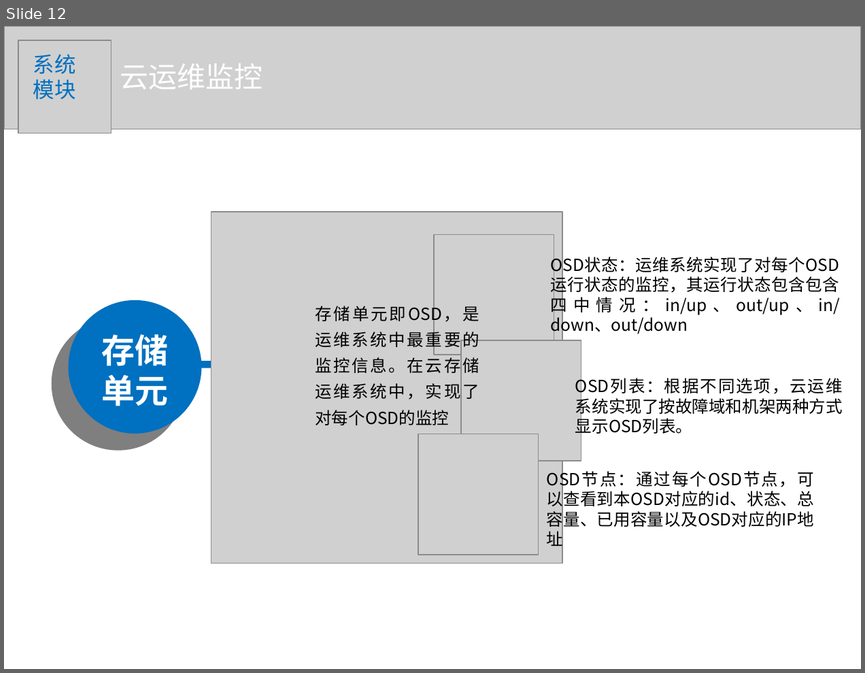
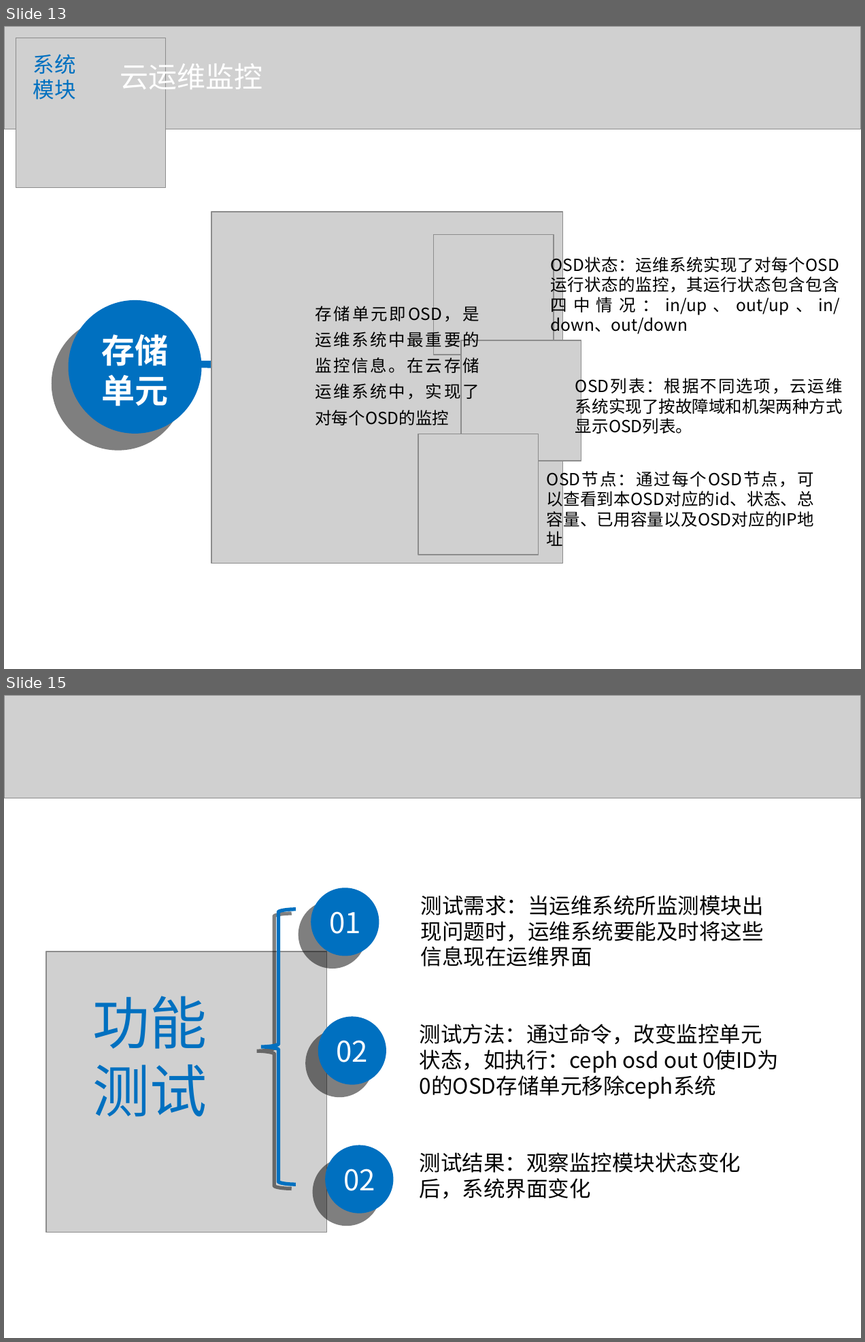
Before and after one commit to liaoliaoanxiao/mediumRepy, a slide deck: 论文/SA14226355孙君伟答辩.ppt. Shown one above the other, each under a label of ours: slide 12 before the commit, slides 13 and 15 after it; the slides between them are not shown. The pictures are 865x673 and 865x1342 pixels, drawn with LibreOffice and Linux fonts; fonts in the diff are those of the drawing; grey boxes stand for pictures. Boxes give left, top, right and bottom in pixels: in the first picture for what was removed or moved away, otherwise in the second. Text is boxed around its words. In the diff, an @@ line names an element or a change of style, - is before the commit and + after.

```diff
--- a/论文/SA14226355孙君伟答辩.ppt
+++ b/论文/SA14226355孙君伟答辩.ppt
@@ slide 15 added at (x1=4, y1=695, x2=861, y2=1338), background #FFFFFF @@
@@ picture added at (x1=4, y1=695, x2=861, y2=798) @@
@@ ellipse added at (x1=311, y1=888, x2=379, y2=955), fill #0070C0 @@
@@ text added at (x1=421, y1=895, x2=764, y2=966), 18 pt, text #000000 @@
+测试需求：当运维系统所监测模块出现问题时，运维系统要能及时将这些信息现在运维界面
@@ freeform shape added at (x1=261, y1=909, x2=295, y2=1184), outline #0070C0 3 pt @@
@@ text added at (x1=329, y1=911, x2=361, y2=934), 24 pt, text #FFFFFF @@
+01
@@ picture added at (x1=46, y1=951, x2=326, y2=1232) @@
@@ text added at (x1=93, y1=996, x2=207, y2=1117), 48 pt, text #0070C0 @@
+功能测试
@@ ellipse added at (x1=317, y1=1016, x2=386, y2=1085), fill #0070C0 @@
@@ text added at (x1=337, y1=1040, x2=368, y2=1062), 24 pt, text #FFFFFF @@
+02
@@ text added at (x1=419, y1=1023, x2=762, y2=1073), 18 pt, text #000000 @@
+测试方法：通过命令，改变监控单元状态，如执行：ceph osd out 0使ID为0的OSD存储单元移除ceph系统
@@ ellipse added at (x1=325, y1=1145, x2=394, y2=1213), fill #0070C0 @@
@@ text added at (x1=419, y1=1152, x2=740, y2=1198), 18 pt, text #000000 @@
+测试结果：观察监控模块状态变化后，系统界面变化
@@ text added at (x1=343, y1=1168, x2=375, y2=1191), 24 pt, text #FFFFFF @@
+02
@@ what was slide 12 is now slide 13 @@
@@ slide 13 changed as well @@
@@ picture resized from (x1=18, y1=40, x2=111, y2=133) to (x1=16, y1=38, x2=166, y2=188) @@
```
Also in this commit, not shown: 16 other slides changed, 1 other slide added, 4 slides removed, 1 other file.
